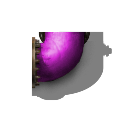
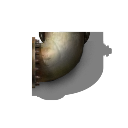
Layer changes from the first w=128, h=128 image to the second:
pixels changed over [36, 32, 85, 82] (layer not identified)
